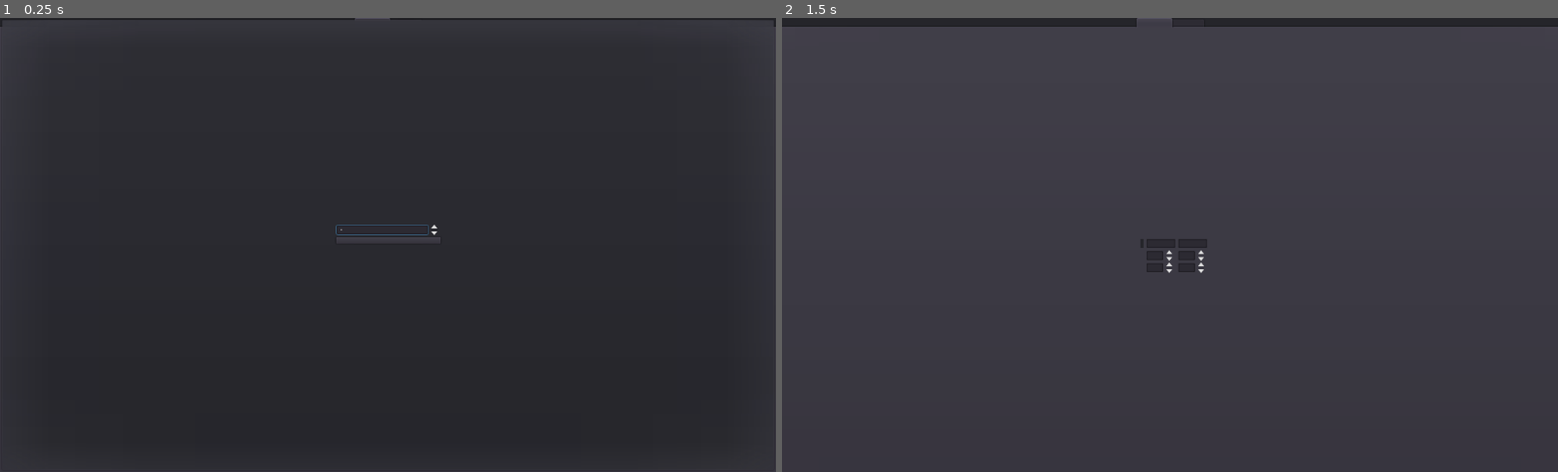
Above: before the commit, frames 1-2 (left to right).
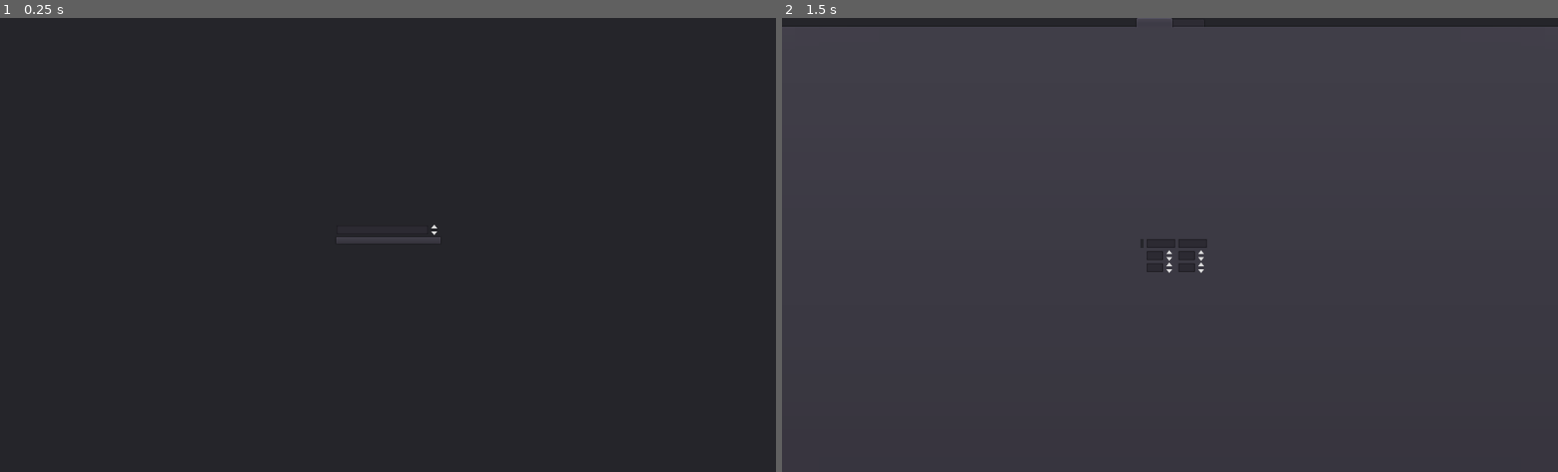
Above: after the commit, the same moments.

Repository: Drejzer/ED_proj1
Game: Godot game, scene res://Main.tscn
Same seed, same stepped clock (60 frames per second), same inputs: the game is played once before the commit and once after it.
Inputs:
- Up to frame 1 (0.25 s): no input
- Up to frame 2 (1.5 s): click "OK" at 0.5 s; tap Enter at 1.25 s

The runs differ from the first frame. In frame 1, 0.2% of the frame differs, in the area x 0-100%, y 0-48%; in frame 2, nothing differs.

Commit message:
Fixed calculations, changed popup to panel

Diff:
--- a/Main.gd
+++ b/Main.gd
@@ -62,8 +62,8 @@
 
 func _calc_traf_by_cat(n:int)->float:
 	var siz=categories.size()+1
-	var ok:=0
-	var total:=0
+	var ok:=0.0
+	var total:=0.0
 	for x in siz:
 		if x!=0:
 			for y in siz:
@@ -78,19 +78,19 @@
 
 func _calc_spec_by_cat(n:int)->float:
 	var siz=categories.size()+1
-	var ok:=0
-	var total:=0
+	var tneg:=0.0
+	var fpos:=0.0
 	for x in siz:
 		if x!=0:
 			for y in siz:
 				if(y>0):
-					if (x==n+1 and y!=n+1) or (x!=n+1 and y==n+1):
-						total+=MistakeMatrix.get_child((y)*(siz)+x).value
+					if (x==n+1 and y!=n+1):
+						fpos+=MistakeMatrix.get_child((y)*(siz)+x).value
 					elif (x!=n+1 and y!=n+1):
-						ok+=MistakeMatrix.get_child((y)*(siz)+x).value
-						total+=MistakeMatrix.get_child((y)*(siz)+x).value
-	if total>0:
-		return round(ok*1000.0/total)/10.0
+						tneg+=MistakeMatrix.get_child((y)*(siz)+x).value
+
+	if tneg+fpos>0:
+		return round(tneg*1000.0/(fpos+tneg))/10.0
 	else:
 		 return -1.0
 
@@ -101,9 +101,9 @@
 	for x in siz:
 		if(x>0):
 			if (x==n+1):
-				ok+=MistakeMatrix.get_child((x)*(siz)+n+1).value
+				ok+=MistakeMatrix.get_child((n+1)*(siz)+x).value
 			else:
-				fneg+=MistakeMatrix.get_child((x)*(siz)+n+1).value
+				fneg+=MistakeMatrix.get_child((n+1)*(siz)+x).value
 	if ok+fneg>0:
 		return round(ok*1000.0/(ok+fneg))/10.0
 	else:
--- a/Main.tscn
+++ b/Main.tscn
@@ -12,48 +12,6 @@
 __meta__ = {
 "_edit_lock_": true
 }
-
-[node name="PopupDialog" type="PopupDialog" parent="."]
-anchor_left = 0.5
-anchor_top = 0.5
-anchor_right = 0.5
-anchor_bottom = 0.5
-margin_left = -512.0
-margin_top = -300.0
-margin_right = 512.0
-margin_bottom = 300.0
-script = ExtResource( 1 )
-
-[node name="VBoxContainer" type="VBoxContainer" parent="PopupDialog"]
-anchor_left = 0.5
-anchor_top = 0.5
-anchor_right = 0.5
-anchor_bottom = 0.5
-margin_left = -68.5
-margin_top = -33.0
-margin_right = 68.5
-margin_bottom = 33.0
-
-[node name="Label" type="RichTextLabel" parent="PopupDialog/VBoxContainer"]
-margin_right = 137.0
-margin_bottom = 36.0
-theme = ExtResource( 3 )
-text = "Podaj liczbę kategorii"
-fit_content_height = true
-
-[node name="LineEdit" type="SpinBox" parent="PopupDialog/VBoxContainer"]
-margin_top = 40.0
-margin_right = 137.0
-margin_bottom = 64.0
-min_value = 2.0
-max_value = 20.0
-value = 2.0
-
-[node name="Button" type="Button" parent="PopupDialog/VBoxContainer"]
-margin_top = 68.0
-margin_right = 137.0
-margin_bottom = 88.0
-text = "OK"
 
 [node name="TabContainer" type="TabContainer" parent="."]
 anchor_right = 1.0
@@ -180,7 +138,49 @@
 margin_right = 228.0
 margin_bottom = 74.0
 
+[node name="PopupDialog" type="Panel" parent="."]
+anchor_left = 0.5
+anchor_top = 0.5
+anchor_right = 0.5
+anchor_bottom = 0.5
+margin_left = -512.0
+margin_top = -300.0
+margin_right = 512.0
+margin_bottom = 300.0
+script = ExtResource( 1 )
+
+[node name="VBoxContainer" type="VBoxContainer" parent="PopupDialog"]
+anchor_left = 0.5
+anchor_top = 0.5
+anchor_right = 0.5
+anchor_bottom = 0.5
+margin_left = -68.5
+margin_top = -33.0
+margin_right = 68.5
+margin_bottom = 33.0
+
+[node name="Label" type="RichTextLabel" parent="PopupDialog/VBoxContainer"]
+margin_right = 137.0
+margin_bottom = 36.0
+theme = ExtResource( 3 )
+text = "Podaj liczbę kategorii"
+fit_content_height = true
+
+[node name="LineEdit" type="SpinBox" parent="PopupDialog/VBoxContainer"]
+margin_top = 40.0
+margin_right = 137.0
+margin_bottom = 67.0
+min_value = 2.0
+max_value = 20.0
+value = 2.0
+
+[node name="Button" type="Button" parent="PopupDialog/VBoxContainer"]
+margin_top = 71.0
+margin_right = 137.0
+margin_bottom = 94.0
+text = "OK"
+
+[connection signal="button_up" from="TabContainer/Wskaźniki/VBoxContainer/HBoxContainer/Button" to="." method="_on_Button_button_up"]
 [connection signal="generate_table" from="PopupDialog" to="." method="_on_PopupDialog_generate_table"]
 [connection signal="value_changed" from="PopupDialog/VBoxContainer/LineEdit" to="PopupDialog" method="_on_LineEdit_value_changed"]
 [connection signal="button_up" from="PopupDialog/VBoxContainer/Button" to="PopupDialog" method="_on_Button_button_up"]
-[connection signal="button_up" from="TabContainer/Wskaźniki/VBoxContainer/HBoxContainer/Button" to="." method="_on_Button_button_up"]
--- a/PopupDialog.gd
+++ b/PopupDialog.gd
@@ -1,4 +1,4 @@
-extends PopupDialog
+extends Panel
 
 signal generate_table(cat_count)
 
@@ -11,7 +11,7 @@
 
 # Called when the node enters the scene tree for the first time.
 func _ready() -> void:
-	call_deferred("popup_centered")
+	self.visible=true
 
 
 # Called every frame. 'delta' is the elapsed time since the previous frame.
@@ -21,7 +21,7 @@
 
 func _on_Button_button_up() -> void:
 	emit_signal("generate_table",category_count)
-	self.hide()
+	self.visible=false
 
 
 func _on_LineEdit_value_changed(value: float) -> void:
